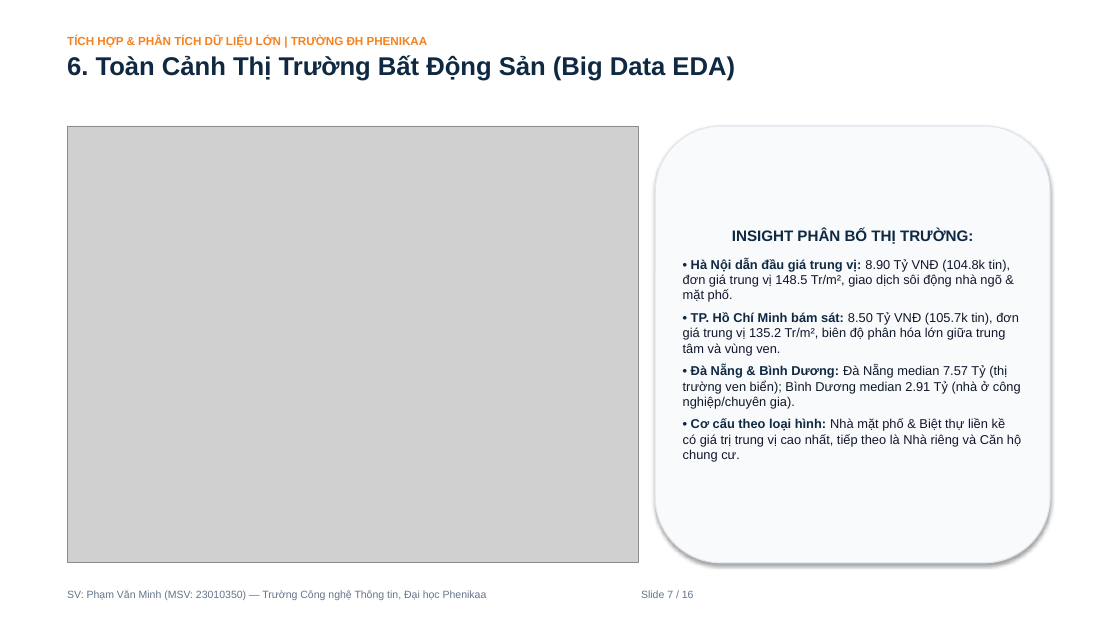
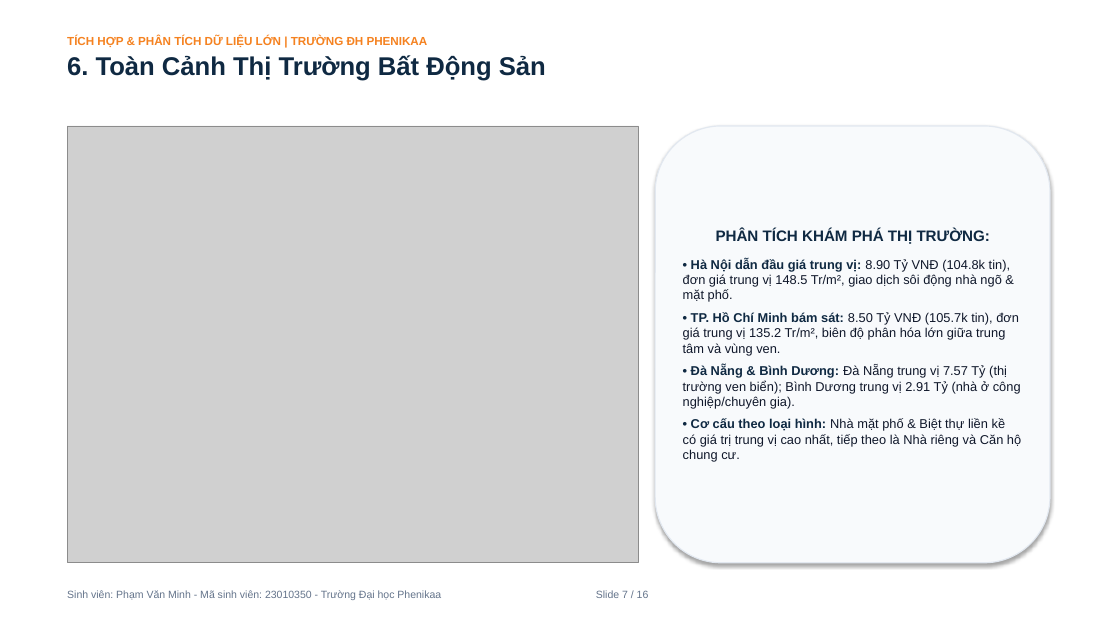
Before and after one commit to PVM-05/House-Prediction, a slide deck: slide 7 of docs/Slide_Bao_Ve_Du_An_House_Prediction.pptx. Drawn at 1120x630 pixels with LibreOffice and Linux fonts; fonts in the diff are those of the drawing; grey boxes stand for pictures. Boxes give left, top, right and bottom in pixels: in the first picture for what was removed or moved away, otherwise in the second. Text is boxed around its words. In the diff, an @@ line names an element or a change of style, - is before the commit and + after.

```diff
--- a/docs/Slide_Bao_Ve_Du_An_House_Prediction.pptx
+++ b/docs/Slide_Bao_Ve_Du_An_House_Prediction.pptx
@@ text at [67,55,546,81]: text changed @@
-6. Toàn Cảnh Thị Trường Bất Động Sản (Big Data EDA)
+6. Toàn Cảnh Thị Trường Bất Động Sản
@@ text in rounded rectangle at [716,229,990,244]: text changed @@
-INSIGHT PHÂN BỐ THỊ TRƯỜNG:
+PHÂN TÍCH KHÁM PHÁ THỊ TRƯỜNG:
@@ text in rounded rectangle at [683,365,1021,409]: text changed @@
-• Đà Nẵng & Bình Dương: Đà Nẵng median 7.57 Tỷ (thị trường ven biển); Bình Dương median 2.91 Tỷ (nhà ở công nghiệp/chuyên gia).
+• Đà Nẵng & Bình Dương: Đà Nẵng trung vị 7.57 Tỷ (thị trường ven biển); Bình Dương trung vị 2.91 Tỷ (nhà ở công nghiệp/chuyên gia).
@@ text at [67,590,649,600]: text changed @@
-SV: Phạm Văn Minh (MSV: 23010350) — Trường Công nghệ Thông tin, Đại học Phenikaa Slide 7 / 16
+Sinh viên: Phạm Văn Minh - Mã sinh viên: 23010350 - Trường Đại học Phenikaa Slide 7 / 16
```
Also in this commit, not shown: 15 other slides changed, 19 other files.
